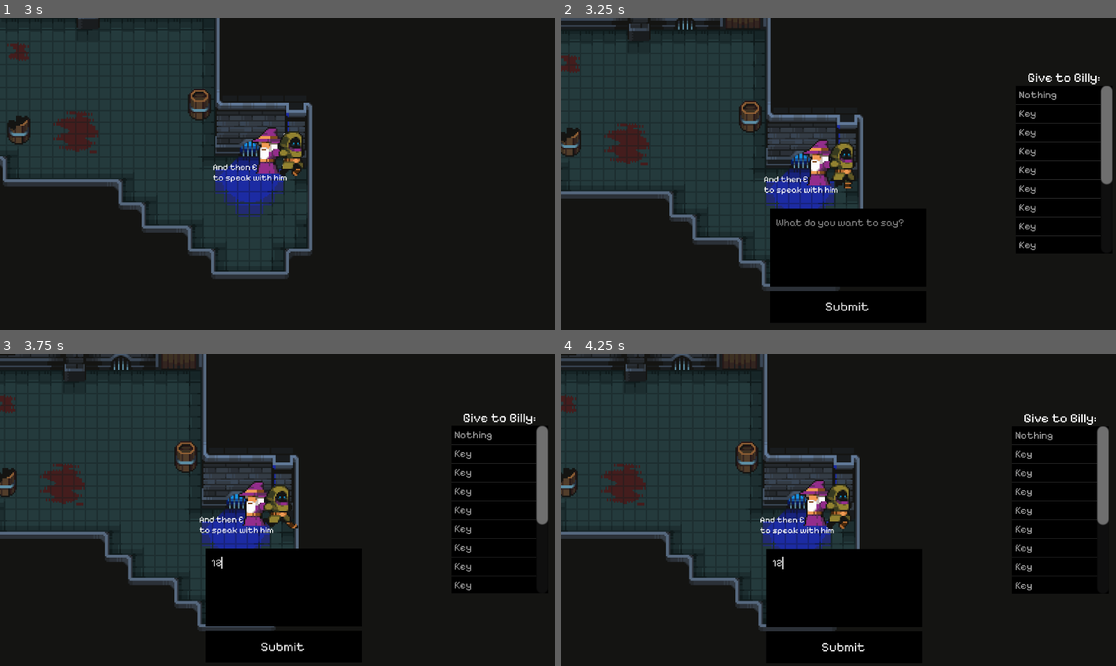
Above: before the commit, frames 1-4 (two rows, left to right).
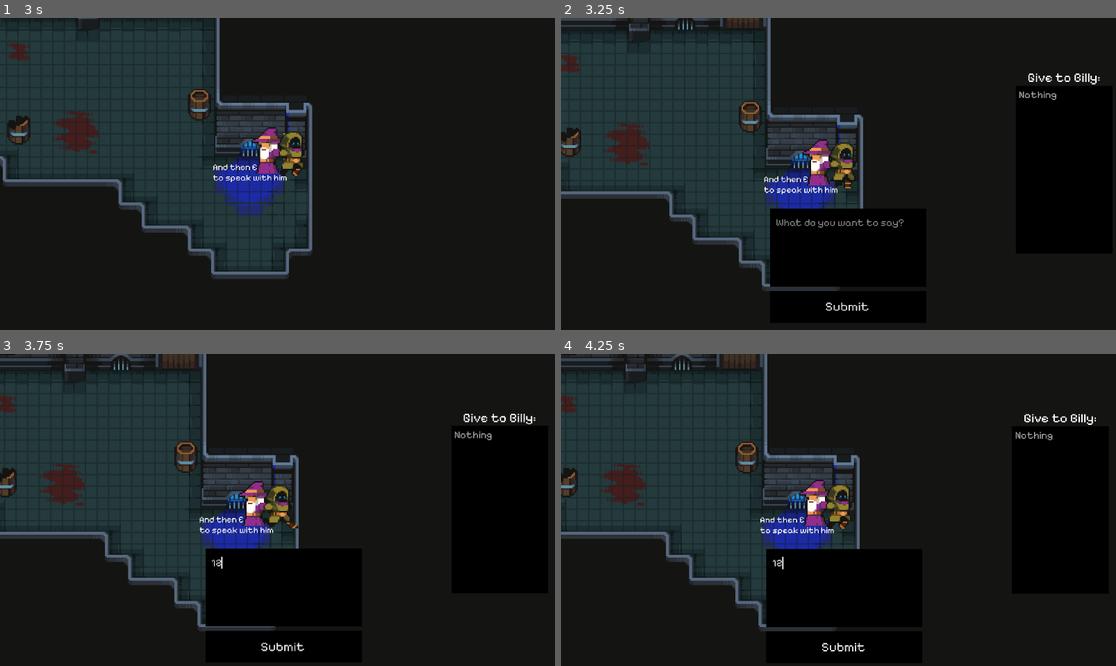
Above: after the commit, the same moments.

Repository: Sajeg/BreakOut
Game: Godot game, scene res://Scenes/main.tscn
Two runs of this game, one before a commit and one after it. Both use one fixed random seed, a clock stepped at 60 frames per second and the inputs below. Sound files missing from this copy of the repository are replaced by a short silence.
Inputs (mouse positions are in pixels of both pictures, inside the frame that each line leads up to):
- Up to frame 1 (3 s): move the mouse to (399, 158) at 0.52 s; hold D (right) 0.53-1.28 s; hold E (interact) 0.53-1.28 s; move the mouse to (166, 189) at 1.27 s; hold S (down) 1.28-2.03 s; tap E (interact) at 1.35, 2 s; move the mouse to (333, 105) at 2.02 s; hold D (right) 2.03-2.78 s; hold E (interact) 2.03-2.78 s; tap Mouse wheel up (zoom in) at 2.1 s; move the mouse to (249, 236) at 2.77 s; hold W (up) from 2.78 s (still down); tap Mouse wheel down (zoom out) at 2.85 s
- Up to frame 2 (3.25 s): keep holding W (up); tap E (interact) at 3.05 s
- Up to frame 3 (3.75 s): release W (up) at 3.5 s; click (283, 588) at 3.52 s; type "12" at 3.6 s
- Up to frame 4 (4.25 s): no input

Frame 1 is identical in both runs. In frame 2, 1.2% of the frame differs, in the area x 81-100%, y 21-75%; in frame 3, 1.2%; in frame 4, 1.3%, in the area x 81-99%, y 23-76%.

Commit message:
Added sound effects and fixed many, many bugs

Diff:
--- a/Scenes/Levels/level_2.tscn
+++ b/Scenes/Levels/level_2.tscn
@@ -41,7 +41,7 @@
 
 [node name="Barrel2" parent="." instance=ExtResource("3_vpu6k")]
 position = Vector2(284, 233)
-loot_overwrite = "Keys"
+loot_overwrite = "Key"
 id = 7
 
 [node name="Door" parent="." instance=ExtResource("6_eisq6")]
--- a/Scenes/Levels/level_3.1.tscn
+++ b/Scenes/Levels/level_3.1.tscn
@@ -43,7 +43,7 @@
 
 [node name="AIManager" parent="Wizard" index="5" node_paths=PackedStringArray("player")]
 npc_name = "Rockie"
-character = "You are a merchant. You have some products and like to trade a lot. Sometimes you want multiple items because your items are more valuable."
+character = "You are a merchant. You have some products and like to trade a lot. It doesn't matter if I have something valuable you just want to trade."
 inventory = ["Key", "Talking Orc", "Artifact", "Piece of paper"]
 player = NodePath("../../Player")
 
--- a/Scenes/Levels/level_3.2.tscn
+++ b/Scenes/Levels/level_3.2.tscn
@@ -30,6 +30,7 @@
 [node name="Door" parent="." instance=ExtResource("2_jo7mp")]
 position = Vector2(192, -24)
 next_scene = "res://Scenes/Levels/level_3.tscn"
+locked = false
 
 [node name="Barrel" parent="." instance=ExtResource("3_upvif")]
 position = Vector2(168, 109)
--- a/Scenes/Levels/level_3.3.tscn
+++ b/Scenes/Levels/level_3.3.tscn
@@ -18,6 +18,7 @@
 [ext_resource type="AudioStream" uid="uid://c1pklj7auceti" path="res://Assets/Voice Lines/enemie1.wav" id="11_fy3pm"]
 [ext_resource type="AudioStream" uid="uid://b87kgq3as8ovw" path="res://Assets/Voice Lines/enemie2.wav" id="12_y7tfn"]
 [ext_resource type="AudioStream" uid="uid://b362ua44sk0ic" path="res://Assets/Voice Lines/caught.wav" id="17_1me6m"]
+[ext_resource type="AudioStream" uid="uid://bt08h8s65s1tf" path="res://Assets/Effects/bones.mp3" id="18_13782"]
 
 [sub_resource type="Animation" id="Animation_xgqab"]
 resource_name = "talk"
@@ -493,6 +494,18 @@
 "transitions": PackedFloat32Array(1),
 "update": 1,
 "values": [0]
+}
+tracks/28/type = "value"
+tracks/28/imported = false
+tracks/28/enabled = true
+tracks/28/path = NodePath("Effect:playing")
+tracks/28/interp = 1
+tracks/28/loop_wrap = true
+tracks/28/keys = {
+"times": PackedFloat32Array(0),
+"transitions": PackedFloat32Array(1),
+"update": 1,
+"values": [false]
 }
 
 [sub_resource type="Animation" id="Animation_t4url"]
@@ -823,6 +836,18 @@
 "update": 0,
 "values": [Vector2(389, 238), Vector2(448, 227)]
 }
+tracks/27/type = "value"
+tracks/27/imported = false
+tracks/27/enabled = true
+tracks/27/path = NodePath("Effect:playing")
+tracks/27/interp = 1
+tracks/27/loop_wrap = true
+tracks/27/keys = {
+"times": PackedFloat32Array(4.8),
+"transitions": PackedFloat32Array(1),
+"update": 1,
+"values": [true]
+}
 
 [sub_resource type="AnimationLibrary" id="AnimationLibrary_38wcc"]
 _data = {
@@ -883,6 +908,7 @@
 
 [node name="Door2" parent="." instance=ExtResource("4_0xs05")]
 position = Vector2(496, 184)
+next_scene = "res://Scenes/end.tscn"
 id = 4
 
 [node name="Barrel" parent="." instance=ExtResource("6_aahme")]
@@ -978,6 +1004,10 @@
 position = Vector2(357, 246)
 stream = ExtResource("17_1me6m")
 
+[node name="Effect" type="AudioStreamPlayer2D" parent="Scene"]
+position = Vector2(439, 257)
+stream = ExtResource("18_13782")
+
 [node name="CaughtAnimation" type="Area2D" parent="Scene"]
 collision_layer = 2
 collision_mask = 2
--- a/Scenes/Levels/level_3.4.tscn
+++ b/Scenes/Levels/level_3.4.tscn
@@ -200,9 +200,11 @@
 
 [node name="Barrel" parent="." instance=ExtResource("4_6spd2")]
 position = Vector2(27, 118)
+id = 19
 
 [node name="Barrel2" parent="." instance=ExtResource("4_6spd2")]
 position = Vector2(136, 31)
+id = 20
 
 [node name="lever" type="StaticBody2D" parent="."]
 position = Vector2(201, 50)
--- a/Scenes/Levels/level_3.5.tscn
+++ b/Scenes/Levels/level_3.5.tscn
@@ -326,6 +326,7 @@
 [node name="Barrel" parent="." instance=ExtResource("3_min2e")]
 position = Vector2(251, 98)
 loot_overwrite = "Key"
+id = 21
 
 [node name="crate" parent="." instance=ExtResource("4_gp7bd")]
 position = Vector2(168, 96)
--- a/Scenes/crate.tscn
+++ b/Scenes/crate.tscn
@@ -1,9 +1,10 @@
-[gd_scene load_steps=9 format=3 uid="uid://fa0w7f06pj0"]
+[gd_scene load_steps=10 format=3 uid="uid://fa0w7f06pj0"]
 
 [ext_resource type="Texture2D" uid="uid://cmpi0dv5ob1qx" path="res://Assets/crate.png" id="1_iap2i"]
 [ext_resource type="Script" path="res://Scripts/crate.gd" id="1_lim2s"]
 [ext_resource type="Texture2D" uid="uid://lgwxnubcgwtc" path="res://Assets/crate2.png" id="2_w3rjd"]
 [ext_resource type="Texture2D" uid="uid://csinp2rjrqale" path="res://Assets/crate1.png" id="3_w60fm"]
+[ext_resource type="AudioStream" uid="uid://db2fth7r3flfp" path="res://Assets/Effects/crate.mp3" id="5_fyql1"]
 
 [sub_resource type="Animation" id="Animation_3l6ba"]
 length = 0.001
@@ -120,3 +121,6 @@
 [node name="CollisionShape2D" type="CollisionShape2D" parent="."]
 position = Vector2(0, -11)
 shape = SubResource("RectangleShape2D_84pkx")
+
+[node name="Effect" type="AudioStreamPlayer2D" parent="."]
+stream = ExtResource("5_fyql1")
--- /dev/null
+++ b/Scenes/end.tscn
@@ -0,0 +1,36 @@
+[gd_scene load_steps=2 format=3 uid="uid://cdgc71m3af0g8"]
+
+[ext_resource type="Theme" uid="uid://cpwjiok04og8e" path="res://Assets/theme.tres" id="1_c1y4e"]
+
+[node name="End" type="Node2D"]
+
+[node name="ColorRect" type="ColorRect" parent="."]
+offset_left = -23738.0
+offset_top = -14941.0
+offset_right = 24619.0
+offset_bottom = 16233.0
+color = Color(0.0781567, 0.0781567, 0.0703441, 1)
+
+[node name="RichTextLabel" type="RichTextLabel" parent="."]
+anchors_preset = 8
+anchor_left = 0.5
+anchor_top = 0.5
+anchor_right = 0.5
+anchor_bottom = 0.5
+offset_left = 420.0
+offset_top = 174.0
+offset_right = 765.0
+offset_bottom = 435.0
+grow_horizontal = 2
+grow_vertical = 2
+size_flags_horizontal = 4
+theme = ExtResource("1_c1y4e")
+theme_override_font_sizes/normal_font_size = 17
+text = "THANK YOU!
+
+I hope you had fun playing this game. Every piece of art, that I didn't create by myself is linked in the README of the GitHub repository.
+
+This was only a small project and took me around 36h to build.
+
+Until next time.
+- Sajeg"
--- a/Scripts/Door.gd
+++ b/Scripts/Door.gd
@@ -14,6 +14,7 @@
 func unlock():
 	$Sprite2D.visible = false
 	locked = false
+	vars.opened.append(id)
 
 func text_visible(state):
 	$Label.visible = state
--- a/Scripts/Player.gd
+++ b/Scripts/Player.gd
@@ -89,6 +89,8 @@
 
 
 func display_text(text):
+	$Output.text = ""
+	$Output.size = Vector2(110,14)
 	$Output.visible = true
 	$Output.text = text
 	$Output.global_position = ai_node.get_parent().global_position - Vector2(110,(45)+($Output.get_line_count() * $Output.get_line_height()))
@@ -175,6 +177,7 @@
 
 
 func _on_flip_animation_animation_finished(_anim_name):
+	$Output.visible = false
 	vars.spikes = false
 	lever.set_state(false)
 
--- a/Scripts/crate.gd
+++ b/Scripts/crate.gd
@@ -3,3 +3,4 @@
 
 func destroy():
 	$AnimationPlayer.play("break")
+	$Effect.play()
--- a/Scripts/level_3.3.gd
+++ b/Scripts/level_3.3.gd
@@ -15,8 +15,10 @@
 
 
 func _on_caught_animation_area_entered(area:Area2D):
-	if area.name == "Player":
+	if area.name == "Player" && !vars.spikes:
 		$Scene/AnimationPlayer.stop()
+		$Scene/Talk.stop()
+		$Scene/Kill.stop()
 		$Scene/Caught.play()
 		$Player.got_caught = true
 		$Player/AnimationPlayer.stop()
--- a/Scripts/vars.gd
+++ b/Scripts/vars.gd
@@ -5,8 +5,8 @@
 ]
 
 # For Debug purpose I have many Keys
-var inventory = ["Key","Key","Key","Key","Key","Key","Key","Key","Key","Key","Key","Key","Key","Key","Key"]
-# var inventory = []
+#var inventory = ["Key","Key","Key","Key","Key","Key","Key","Key","Key","Key","Key","Key","Key","Key","Key"]
+var inventory = []
 
 var looted = []
 
--- a/project.godot
+++ b/project.godot
@@ -12,7 +12,7 @@
 
 config/name="BreakOut"
 run/main_scene="res://Scenes/main.tscn"
-config/features=PackedStringArray("4.2", "Forward Plus")
+config/features=PackedStringArray("4.3", "Forward Plus")
 boot_splash/bg_color=Color(0, 0, 0, 1)
 config/icon="res://icon.svg"
 
@@ -29,43 +29,43 @@
 
 up={
 "deadzone": 0.5,
-"events": [Object(InputEventKey,"resource_local_to_scene":fa …(172 unchanged characters)… eycode":87,"key_label":0,"unicode":119,"echo":false,"script":null)
+"events": [Object(InputEventKey,"resource_local_to_scene":fa …(172 unchanged characters)… eycode":87,"key_label":0,"unicode":119,"location":0,"echo":false,"script":null)
 , Object(InputEventJoypadMotion,"resource_local_to_scene":false,"resource_name":"","device":-1,"axis":1,"axis_value":-1.0,"script":null)
 ]
 }
 down={
 "deadzone": 0.5,
-"events": [Object(InputEventKey,"resource_local_to_scene":fa …(172 unchanged characters)… eycode":83,"key_label":0,"unicode":115,"echo":false,"script":null)
+"events": [Object(InputEventKey,"resource_local_to_scene":fa …(172 unchanged characters)… eycode":83,"key_label":0,"unicode":115,"location":0,"echo":false,"script":null)
 , Object(InputEventJoypadMotion,"resource_local_to_scene":false,"resource_name":"","device":-1,"axis":1,"axis_value":1.0,"script":null)
 ]
 }
 right={
 "deadzone": 0.5,
-"events": [Object(InputEventKey,"resource_local_to_scene":fa …(172 unchanged characters)… eycode":68,"key_label":0,"unicode":100,"echo":false,"script":null)
+"events": [Object(InputEventKey,"resource_local_to_scene":fa …(172 unchanged characters)… eycode":68,"key_label":0,"unicode":100,"location":0,"echo":false,"script":null)
 , Object(InputEventJoypadMotion,"resource_local_to_scene":false,"resource_name":"","device":-1,"axis":0,"axis_value":1.0,"script":null)
 ]
 }
 left={
 "deadzone": 0.5,
-"events": [Object(InputEventKey,"resource_local_to_scene":fa …(171 unchanged characters)… keycode":65,"key_label":0,"unicode":97,"echo":false,"script":null)
+"events": [Object(InputEventKey,"resource_local_to_scene":fa …(171 unchanged characters)… keycode":65,"key_label":0,"unicode":97,"location":0,"echo":false,"script":null)
 , Object(InputEventJoypadMotion,"resource_local_to_scene":false,"resource_name":"","device":-1,"axis":0,"axis_value":-1.0,"script":null)
 ]
 }
 submit={
 "deadzone": 0.5,
-"events": [Object(InputEventKey,"resource_local_to_scene":fa …(175 unchanged characters)… ode":4194309,"key_label":0,"unicode":0,"echo":false,"script":null)
+"events": [Object(InputEventKey,"resource_local_to_scene":fa …(175 unchanged characters)… ode":4194309,"key_label":0,"unicode":0,"location":0,"echo":false,"script":null)
 , Object(InputEventJoypadButton,"resource_local_to_scene":false,"resource_name":"","device":-1,"button_index":0,"pressure":0.0,"pressed":true,"script":null)
 ]
 }
 interact={
 "deadzone": 0.5,
-"events": [Object(InputEventKey,"resource_local_to_scene":fa …(172 unchanged characters)… eycode":69,"key_label":0,"unicode":101,"echo":false,"script":null)
+"events": [Object(InputEventKey,"resource_local_to_scene":fa …(172 unchanged characters)… eycode":69,"key_label":0,"unicode":101,"location":0,"echo":false,"script":null)
 , Object(InputEventJoypadButton,"resource_local_to_scene":false,"resource_name":"","device":-1,"button_index":2,"pressure":0.0,"pressed":true,"script":null)
 ]
 }
 exit={
 "deadzone": 0.5,
-"events": [Object(InputEventKey,"resource_local_to_scene":fa …(175 unchanged characters)… ode":4194305,"key_label":0,"unicode":0,"echo":false,"script":null)
+"events": [Object(InputEventKey,"resource_local_to_scene":fa …(175 unchanged characters)… ode":4194305,"key_label":0,"unicode":0,"location":0,"echo":false,"script":null)
 ]
 }
 "zoom in"={
Not shown, added: Assets/Effects/bones.mp3.import
Not shown, added: Assets/Effects/crate.mp3.import
Not shown: 1 places in Scenes/Levels/level_3.3.tscn that only renumber resources
Not shown, added: Assets/Effects/bones.mp3
Not shown, added: Assets/Effects/crate.mp3
